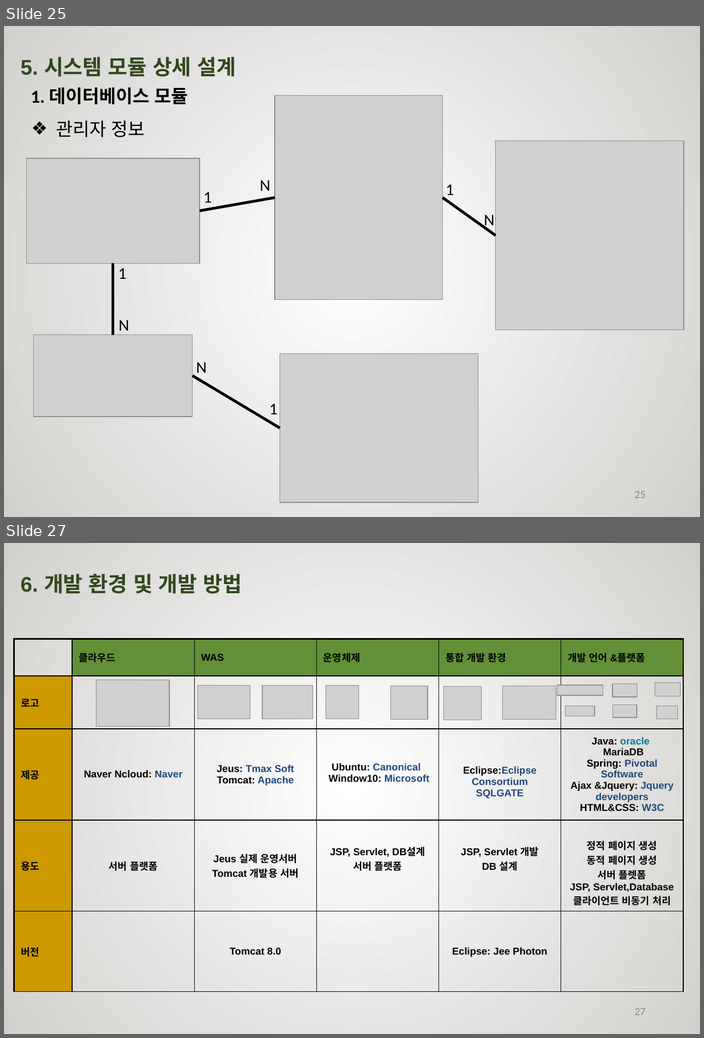
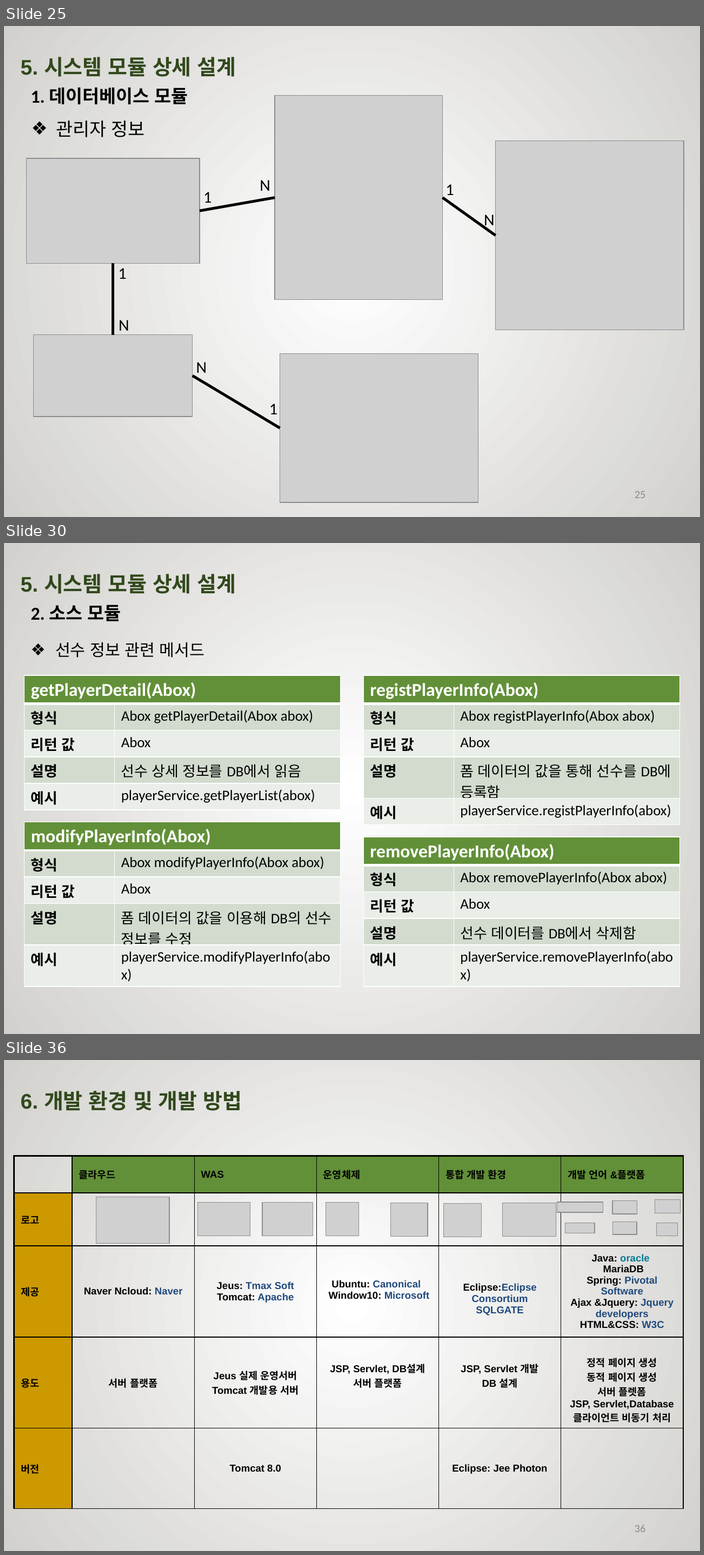
Before and after one commit to rimbong/Webengers, a slide deck: resources/졸작설계서.pptx. Shown one above the other, each under a label of ours: slides 25 and 27 before the commit, slides 25, 30 and 36 after it; the slides between them are not shown. The pictures are 704x1038 and 704x1555 pixels, drawn with LibreOffice and Linux fonts; fonts in the diff are those of the drawing; grey boxes stand for pictures; background and template pictures are left out. Boxes give left, top, right and bottom in pixels: in the first picture for what was removed or moved away, otherwise in the second. Text is boxed around its words. In the diff, an @@ line names an element or a change of style, - is before the commit and + after.

```diff
--- a/resources/졸작설계서.pptx
+++ b/resources/졸작설계서.pptx
@@ slide 30 added at box(4, 543, 700, 1034), background picture (left out) @@
@@ text added at box(21, 574, 236, 594), 40 pt, text #31481C, bold @@
+5. 시스템 모듈 상세 설계
@@ text added at box(31, 605, 121, 621), 20 pt, text #000000, bold @@
+2. 소스 모듈
@@ text added at box(55, 642, 205, 657), 18 pt, text #000000 @@
+❖ 선수 정보 관련 메서드
@@ table added at box(25, 675, 340, 810), 5 rows, 2 columns @@
+getPlayerDetail(Abox) | 
+형식 | Abox getPlayerDetail(Abox abox)
+리턴 값 | Abox
+설명 | 선수 상세 정보를 DB에서 읽음
+예시 | playerService.getPlayerList(abox)
@@ table added at box(363, 675, 679, 824), 5 rows, 2 columns @@
+registPlayerInfo(Abox) | 
+형식 | Abox registPlayerInfo(Abox abox)
+리턴 값 | Abox
+설명 | 폼 데이터의 값을 통해 선수를 DB에 등록함
+예시 | playerService.registPlayerInfo(abox)
@@ table added at box(25, 822, 340, 986), 5 rows, 2 columns @@
+modifyPlayerInfo(Abox) | 
+형식 | Abox modifyPlayerInfo(Abox abox)
+리턴 값 | Abox
+설명 | 폼 데이터의 값을 이용해 DB의 선수 정보를 수정
+예시 | playerService.modifyPlayerInfo(abox)
@@ table added at box(363, 837, 679, 986), 5 rows, 2 columns @@
+removePlayerInfo(Abox) | 
+형식 | Abox removePlayerInfo(Abox abox)
+리턴 값 | Abox
+설명 | 선수 데이터를 DB에서 삭제함
+예시 | playerService.removePlayerInfo(abox)
@@ what was slide 27 is now slide 36 @@
@@ page number at box(634, 1524, 645, 1532): text changed @@
-27
+36
```
Also in this commit, not shown: 1 slide changed, 8 other slides added.
